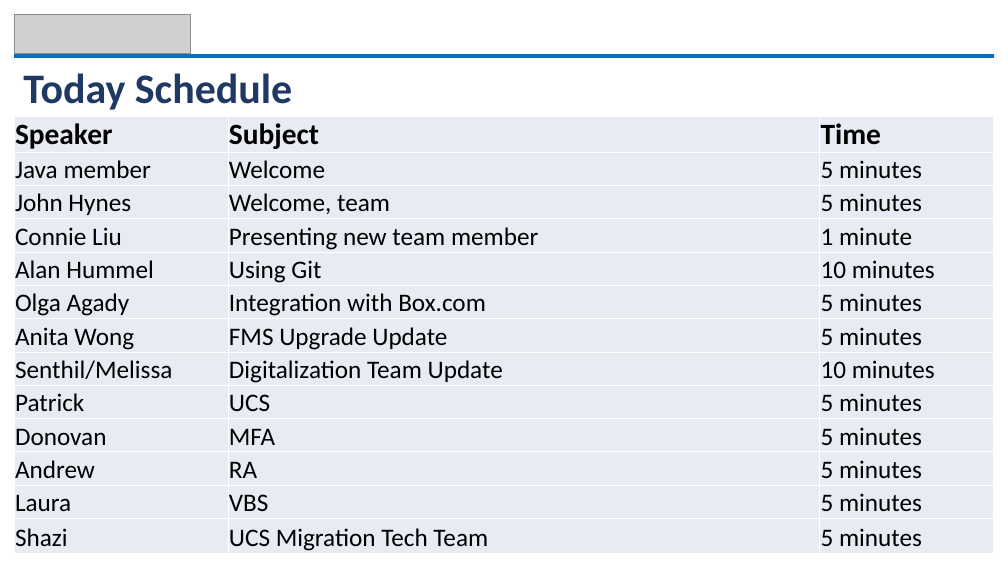
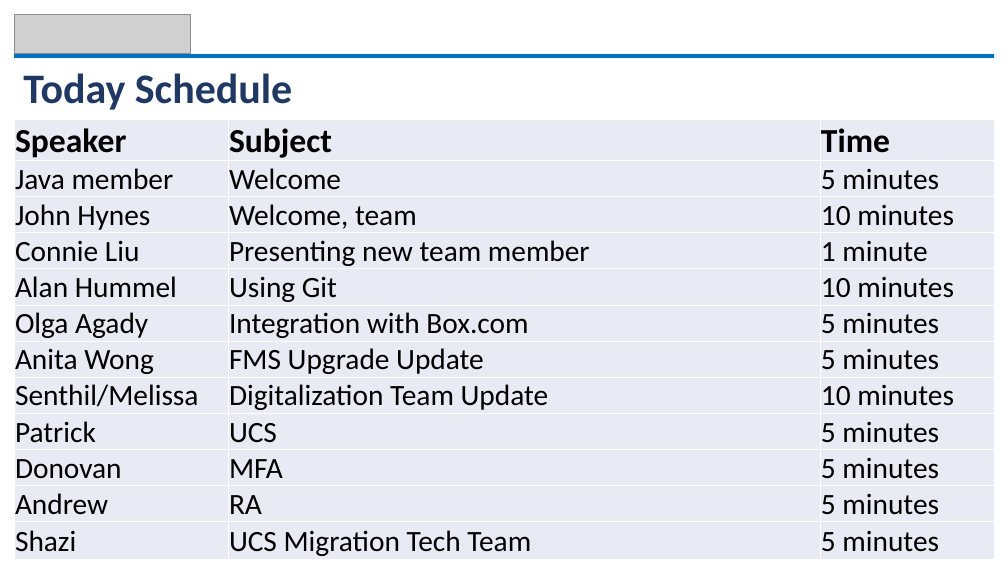
Before and after one commit to alanhummel/ISTeamUpdate, a slide deck: slide 2 of IS Team Updates - November 22.pptx. Drawn at 1008x567 pixels with LibreOffice and Linux fonts; fonts in the diff are those of the drawing; grey boxes stand for pictures. Boxes give left, top, right and bottom in pixels: in the first picture for what was removed or moved away, otherwise in the second. Text is boxed around its words. In the diff, an @@ line names an element or a change of style, - is before the commit and + after.

```diff
--- a/IS Team Updates - November 22.pptx
+++ b/IS Team Updates - November 22.pptx
@@ table at bbox=[14, 119, 994, 560] @@
-row 3, column 3: 5 minutes
+row 3, column 3: 10 minutes
-row 12: Laura | VBS | 5 minutes
```
Also in this commit, not shown: 3 other files.
